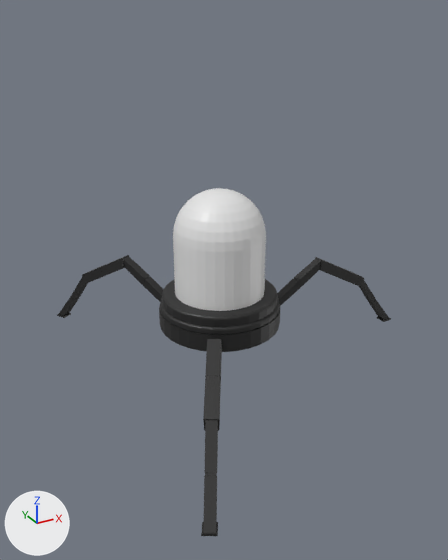
An edit to the FBX model TeamZindo_GJ/Assets/Art/spider.fbx, drawn before and after from the same camera.
One viewpoint serves both versions: a 50 mm camera at (-6.02, -11.14, 4.49) aimed at (0.06, -0.09, -1.04). The axes (+X, +Y, +Z) are drawn at lower left. The lights are the same throughout.
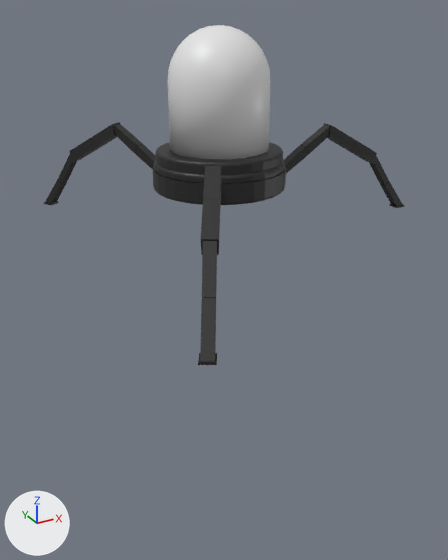
Boxes [x1, y1, x2, y2] around the edits, measured in the pictures (448 x 560 px):
'glass', shading changed, moved
    before: [173, 188, 266, 311]
    after: [168, 25, 270, 159]
'base', moved
    before: [159, 279, 280, 352]
    after: [153, 142, 286, 205]
'Cube.002', reshaped, moved (214% wider, 270% taller)
    before: [277, 257, 391, 322]
    after: [44, 122, 404, 365]
'Cube.001', deleted (black)
    before: [201, 339, 222, 536]
'Cube.003', deleted (black)
    before: [57, 255, 163, 318]
part 1 of me_cube_002, added (black)
    after: [198, 166, 222, 365]
part 2 of me_cube_002, added (black)
    after: [44, 122, 156, 205]

Diff of the bpy script that builds the scene:
```diff
--- a/TeamZindo_GJ/Assets/Art/spider.fbx.py
+++ b/TeamZindo_GJ/Assets/Art/spider.fbx.py
@@ me_sphere_001 @@
 me_sphere_001.from_pydata(...)  # 289 vertices, 289 faces; spans x -1.0..1.0, y -1.0..1.0, z -1.32..1.0
 # used by ob_glass; location = (0.0, 0.0, -0.01)
+# me_sphere_001 part 3: edges marked sharp go from 576 to 0
 me_sphere_001.materials.append(mat_liquid)
@@ me_cube_002 @@
 me_cube_002.from_pydata(...)  # 128 vertices, 126 faces; spans x -36.3..1.0, y -1.3..1.3, z -8.6..12.9
 # used by ob_cube_002; location = (1.41, -0.03, -1.94); scale = (-0.104, -0.104, -0.104)
+# me_cube_002 part 1: the loose piece of 128 vertices spanning x -36.3..1.0, y -1.3..1.3, z -8.6..12.9 is copied, and the copy is turned -120 degrees about the z axis through its middle, then moved by (47.2, 26.7, 0.0); it spans x 19.3..40.0, y 10.1..43.5, z -8.6..12.9
+# me_cube_002 part 2: the loose piece of 128 vertices spanning x -36.3..1.0, y -1.3..1.3, z -8.6..12.9 is copied, and the copy is turned 120 degrees about the z axis through its middle, then moved by (46.8, -27.5, 0.0); it spans x 18.9..39.5, y -44.3..-10.8, z -8.6..12.9
 me_cube_002.materials.append(mat_grey)
@@ ob_glass @@
 ob_glass = bpy.data.objects.new('glass', me_sphere_001)
-ob_glass.location = (0.0, 0.0, -0.01)
+ob_glass.location = (0.0, 0.0, 3.18)
@@ ob_cube_002 @@
 ob_cube_002 = bpy.data.objects.new('Cube.002', me_cube_002)
-ob_cube_002.location = (1.41, -0.03, -1.94)
+ob_cube_002.location = (1.41, -0.03, 1.24)
 ob_cube_002.scale = (-0.104, -0.104, -0.104)
@@ ob_cube_001 @@
-ob_cube_001 = bpy.data.objects.new('Cube.001', me_cube)
-ob_cube_001.location = (-0.73, -1.21, -1.94)
-ob_cube_001.rotation_euler = (0.0, 0.0, -2.094)  # degrees (0, 0, -120)
-ob_cube_001.scale = (-0.104, -0.104, -0.104)
@@ ob_cube_003 @@
-ob_cube_003 = bpy.data.objects.new('Cube.003', me_cube_003)
-ob_cube_003.location = (-0.68, 1.24, -1.94)
-ob_cube_003.rotation_euler = (0.0, 0.0, 2.094)  # degrees (0, 0, 120)
-ob_cube_003.scale = (-0.104, -0.104, -0.104)
@@ ob_base @@
 ob_base = bpy.data.objects.new('base', me_sphere)
-ob_base.location = (0.0, 0.0, -0.01)
+ob_base.location = (0.0, 0.0, 3.18)
```
